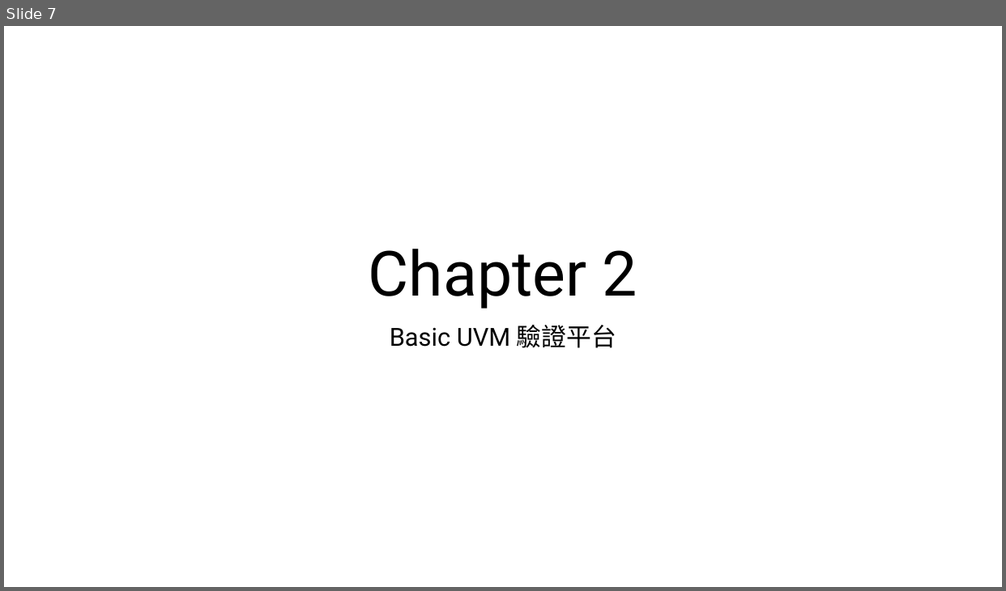
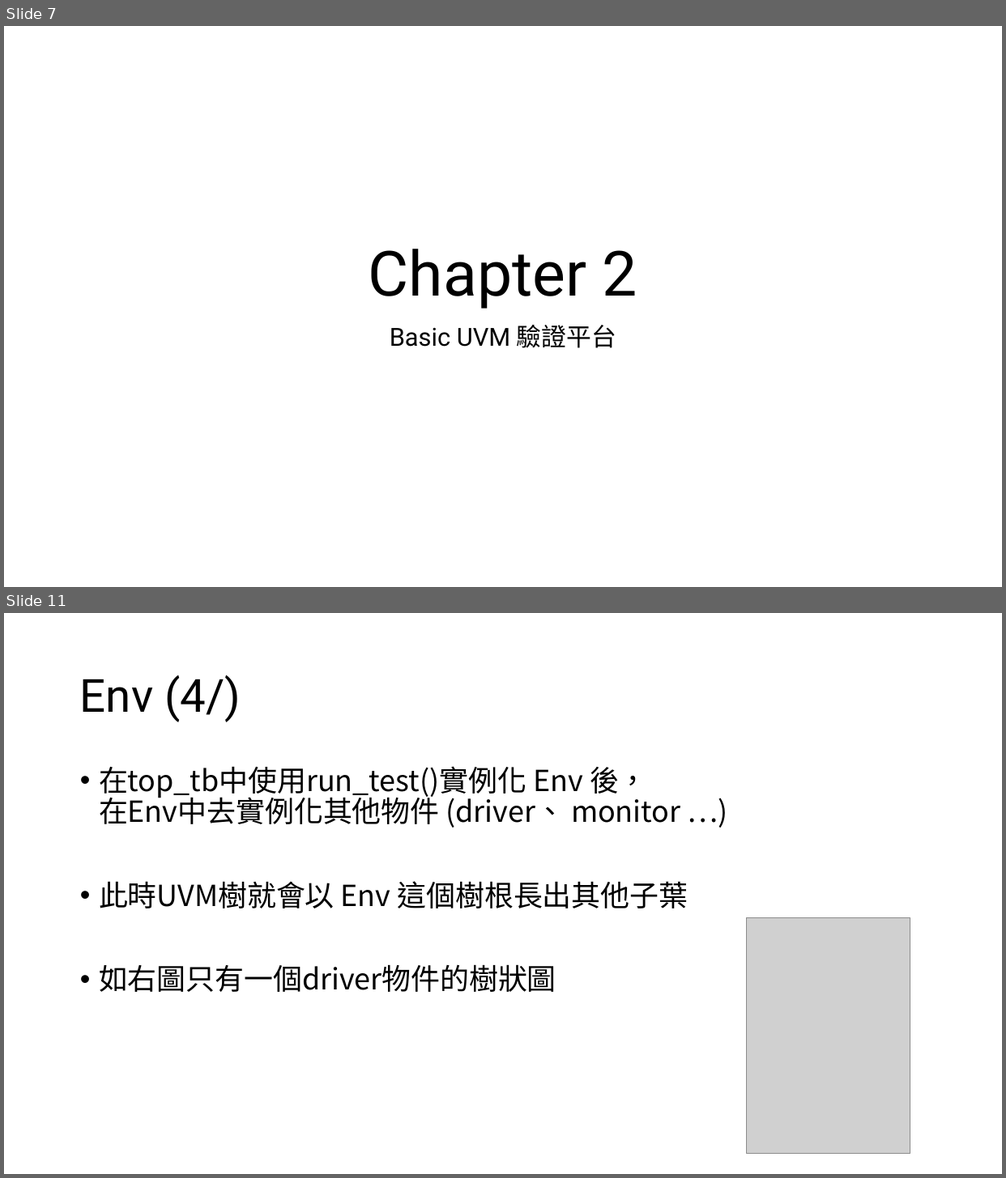
Before and after one commit to s9001055/DV_learning, a slide deck: UVM/UVM.pptx. Shown one above the other, each under a label of ours: slide 7 before the commit, slides 7 and 11 after it; the slides between them are not shown. The pictures are 1006x591 and 1006x1178 pixels, drawn with LibreOffice and Linux fonts; fonts in the diff are those of the drawing; grey boxes stand for pictures. Boxes give left, top, right and bottom in pixels: in the first picture for what was removed or moved away, otherwise in the second. Text is boxed around its words. In the diff, an @@ line names an element or a change of style, - is before the commit and + after.

Commit message:
Add: Basic UVM example code 1. add transation 2. add env 3. add monitor

```diff
--- a/UVM/UVM.pptx
+++ b/UVM/UVM.pptx
@@ slide 11 added at (4, 613, 1002, 1174), background #FFFFFF @@
@@ title added at (80, 675, 241, 722), 44 pt, text #000000 @@
+Env (4/)
@@ text added at (99, 766, 688, 992), 28 pt, text #000000 @@
+• 在top_tb中使用run_test()實例化 Env 後，
+  在Env中去實例化其他物件 (driver、 monitor …)
+• 此時UVM樹就會以 Env 這個樹根長出其他子葉
+• 如右圖只有一個driver物件的樹狀圖
@@ picture added at (747, 918, 910, 1153) @@
```
Also in this commit, not shown: 1 slide changed, 6 other slides added, 5 other files.
